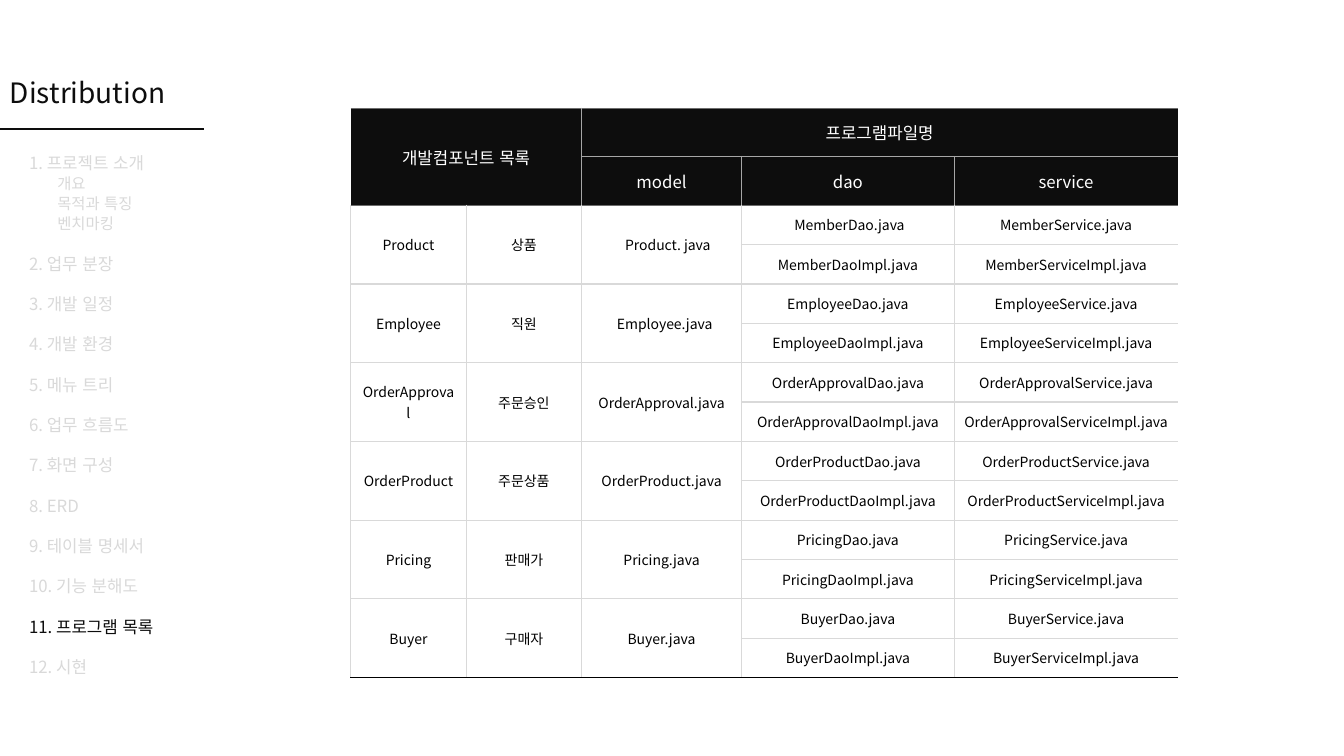
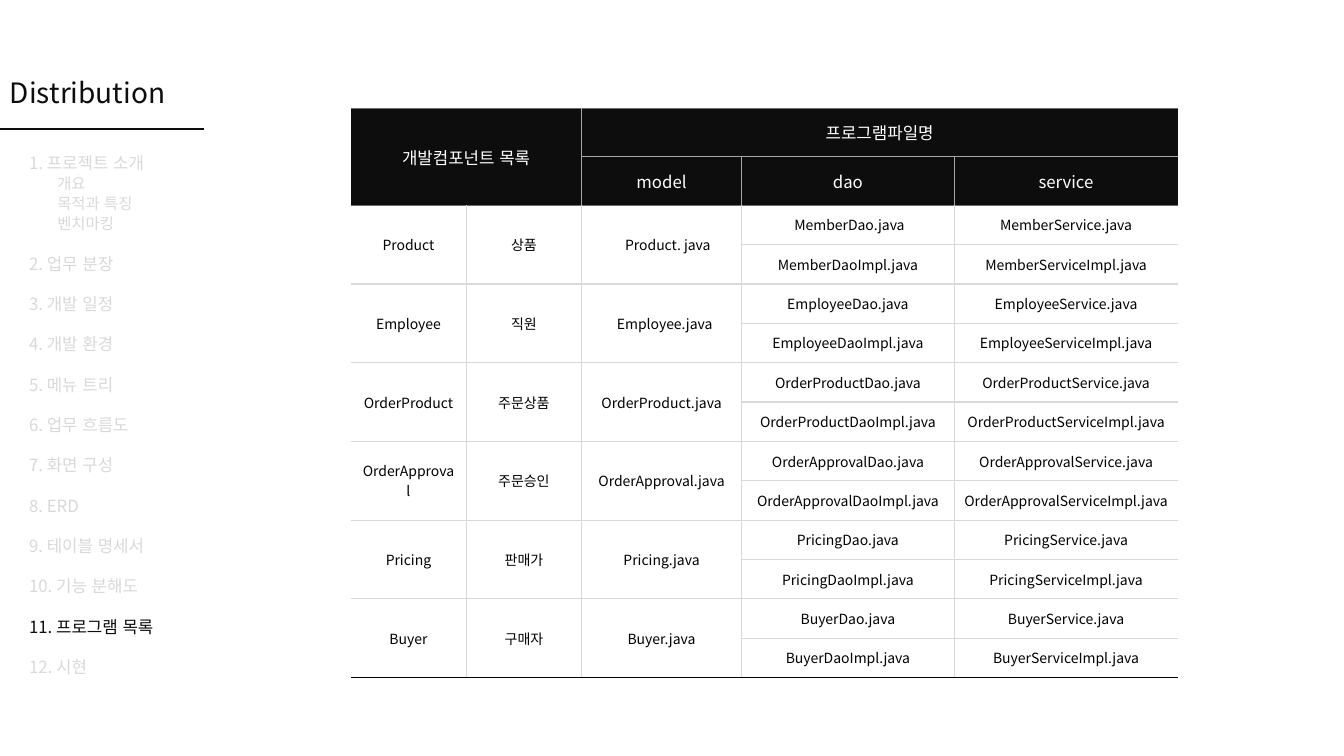
Before and after one commit to Peh9397/Distribution, a slide deck: slide 28 of Distribution_3주차발표.pptx. Drawn at 1344x756 pixels with LibreOffice and Linux fonts; fonts in the diff are those of the drawing. Boxes give left, top, right and bottom in pixels: in the first picture for what was removed or moved away, otherwise in the second. Text is boxed around its words. In the diff, an @@ line names an element or a change of style, - is before the commit and + after.

```diff
--- a/Distribution_3주차발표.pptx
+++ b/Distribution_3주차발표.pptx
@@ table at bbox=[351, 108, 1180, 678] @@
+row 7: OrderProduct | 주문상품 | OrderProduct.java | OrderProductDao.java | OrderProductService.java
+row 8:  |  |  | OrderProductDaoImpl.java | OrderProductServiceImpl.java
-row 9: OrderProduct | 주문상품 | OrderProduct.java | OrderProductDao.java | OrderProductService.java
-row 10:  |  |  | OrderProductDaoImpl.java | OrderProductServiceImpl.java
@@ borders changed @@
```
Also in this commit, not shown: 2 other slides changed.
